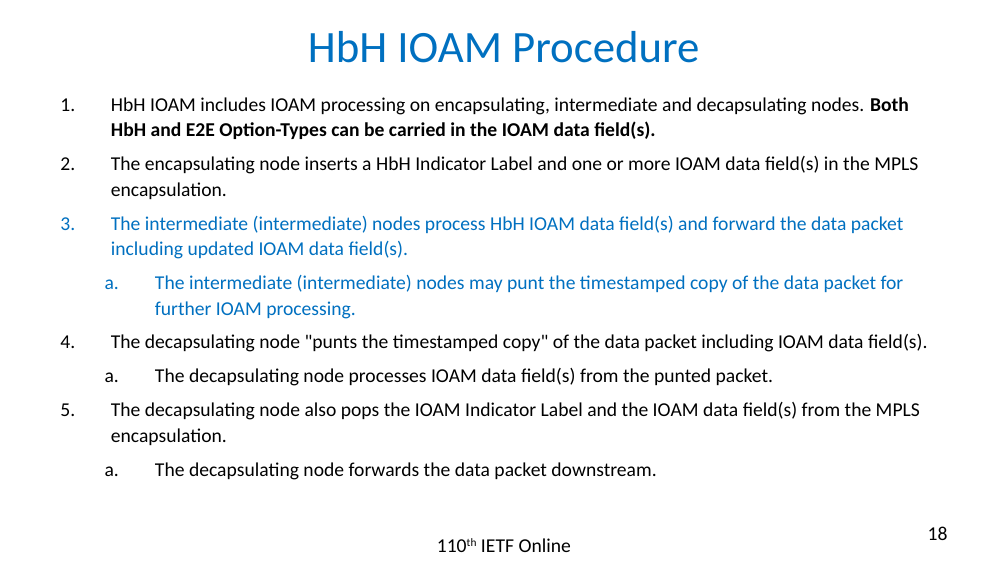
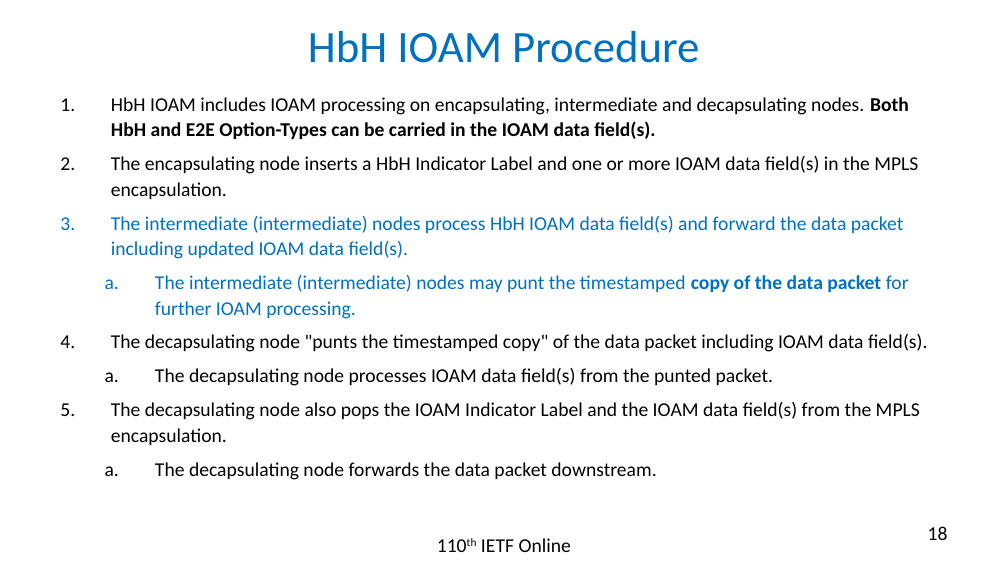
Before and after one commit to rakgandhi/ietf-slides, a slide deck: slide 18 of draft-gandhi-mpls-ioam-sr-06.pptx. Drawn at 1008x567 pixels with LibreOffice and Linux fonts; fonts in the diff are those of the drawing. Boxes give left, top, right and bottom in pixels: in the first picture for what was removed or moved away, otherwise in the second. Text is boxed around its words. In the diff, an @@ line names an element or a change of style, - is before the commit and + after.

```diff
--- a/draft-gandhi-mpls-ioam-sr-06.pptx
+++ b/draft-gandhi-mpls-ioam-sr-06.pptx
@@ text at (x1=155, y1=275, x2=909, y2=319): bold on in "copy of the data packet" @@
```
Also in this commit, not shown: 4 other slides changed, 1 other file.
